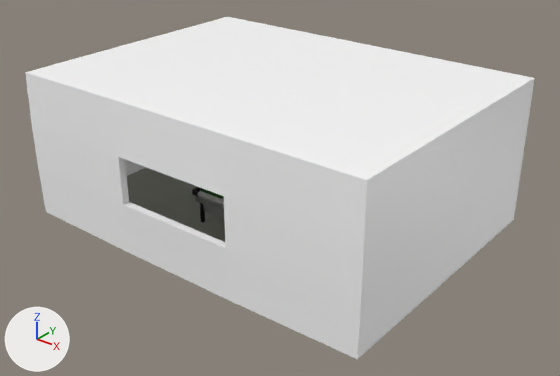
What one commit did to the FBX model assets/testPoolRoom/testPoolRoom.fbx.
One viewpoint serves both versions: a camera (50 mm lens) standing at (11.87, -13.63, 9.9) and looking at (0.35, 0.76, 0.98). The lights are fixed; the arrows at lower left show +X, +Y and +Z. Where no turn or scale is listed for an object, it has been applied to the vertices. Vertices at the same position are counted once.

Objects in the first picture: 'Walls', 'poolTable'.
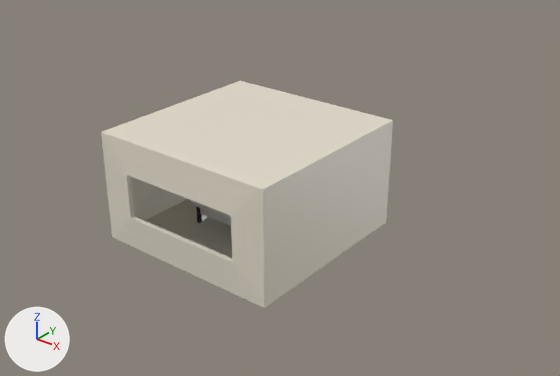
What differs and where, as boxes (x1, y1, x2, y2) in the pictures (560 x 376 px; the box of a moved part takes in the faces that stretch with it):
'Walls', deleted: before (25, 17, 535, 359)
    faces in mat_walls (white #ffffff): (25, 17, 535, 359)
    faces in mat_ground (grey #b6b9aa): (127, 167, 225, 242)
'Cube', added: after (101, 81, 393, 308)
'poolTable', reshaped, moved: before (192, 187, 224, 223); after (191, 200, 231, 226)
part 1 of me_pooltable, moved or reshaped: before (192, 187, 224, 222); after (191, 200, 231, 226)

The change, as a list of edits to the scene's bpy script:
```text
Add mat_material:
    mat_material = principled_material('Material')
    mat_material.base_color = (0.8, 0.738, 0.624)  # white #e7dfcf
    mat_material.roughness = 0.4
Change me_pooltable:
    used by ob_pooltable; location = (0.0, 0.0, 0.92)
    remove me_pooltable.from_pydata(...)  # 3343 vertices, 2906 faces; spans x -1.41..1.41, y -0.79..0.79, z -0.92..0.05
    add me_pooltable.from_pydata(...)  # 3343 vertices, 2906 faces; spans x -1.48..1.44, y -0.84..0.79, z -0.86..0.02
    me_pooltable part 1: 2431 of 3343 vertices moved; they spanned x -1.41..1.41, y -0.79..0.79, z -0.89..0.05 and now span x -1.48..1.44, y -0.84..0.79, z -0.83..0.02; mean shift (-0.01, -0.03, -0.02); largest move (-1.16, -0.55, -0.89) -> (-1.24, -0.6, -0.83)
Add me_cube_001_1:
    me_cube_001_1.from_pydata(...)  # 24 vertices, 22 faces; spans x -2.57..2.57, y -2.62..2.57, z -1.07..1.87
    me_cube_001_1.materials.append(mat_material)  # white #e7dfcf
Remove ob_walls:
    ob_walls = bpy.data.objects.new('Walls', me_cube_001)
    ob_walls.location = (0.0, 0.0, 1.9)
Change ob_pooltable:
    ob_pooltable.location: (0.0, 0.0, 0.92) -> (0.0, 0.0, 0.8)
Add ob_cube:
    ob_cube = bpy.data.objects.new('Cube', me_cube_001_1)
    ob_cube.location = (0.0, 0.0, 1.0)
```
